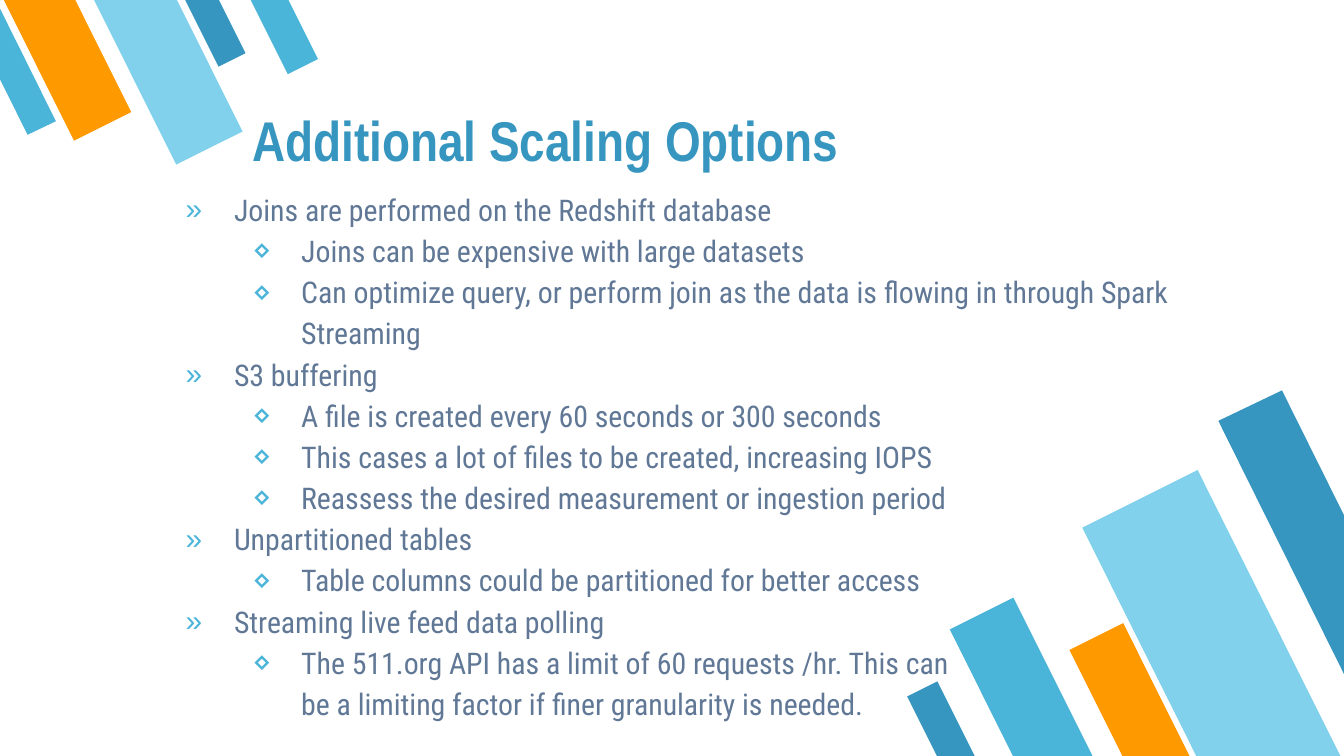
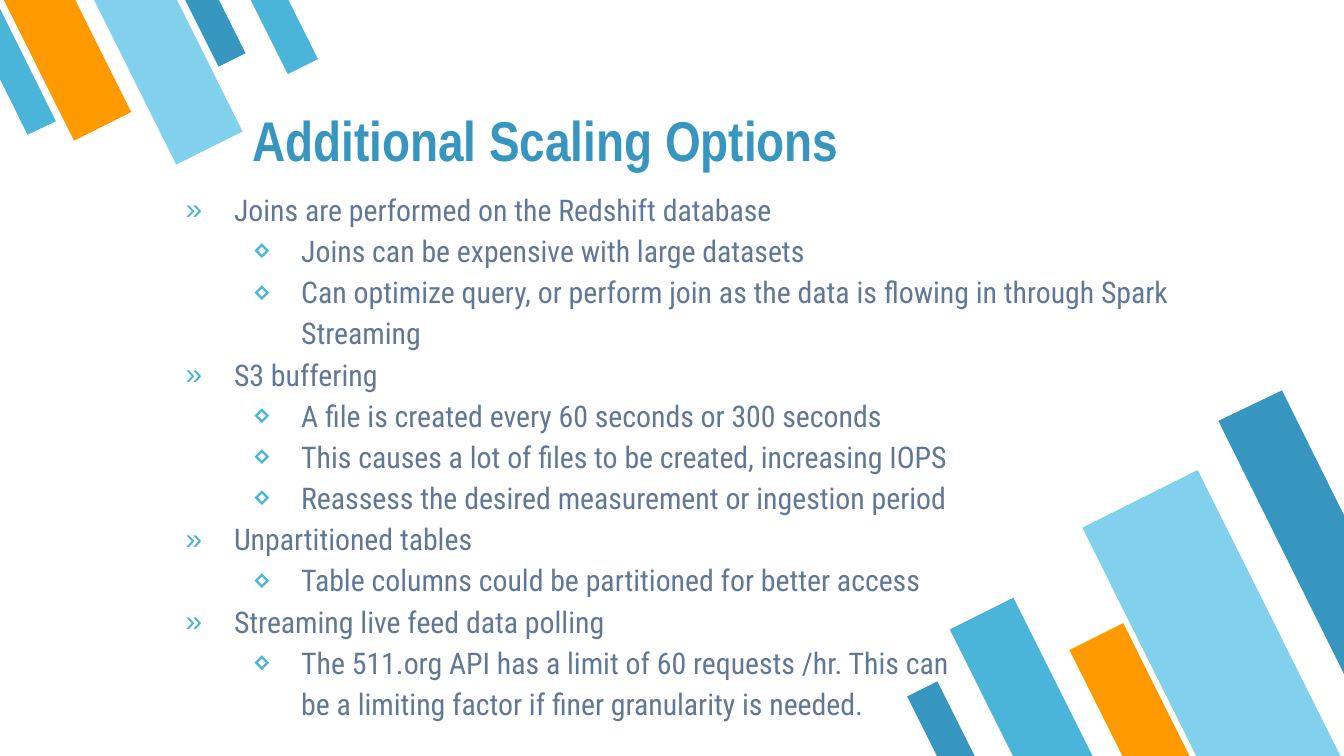
Before and after one commit to RichUng/w205-final-project, a slide deck: slide 11 of powerpoints/W205 Final Project Presentation.pptx. Drawn at 1344x756 pixels with LibreOffice and Linux fonts; fonts in the diff are those of the drawing. Boxes give left, top, right and bottom in pixels: in the first picture for what was removed or moved away, otherwise in the second. Text is boxed around its words. In the diff, an @@ line names an element or a change of style, - is before the commit and + after.

Commit message:
fixed final preso typo

```diff
--- a/powerpoints/W205 Final Project Presentation.pptx
+++ b/powerpoints/W205 Final Project Presentation.pptx
@@ text at (x1=301, y1=445, x2=946, y2=474): text changed @@
-  ⋄ This cases a lot of files to be created, increasing IOPS
+  ⋄ This causes a lot of files to be created, increasing IOPS
```
